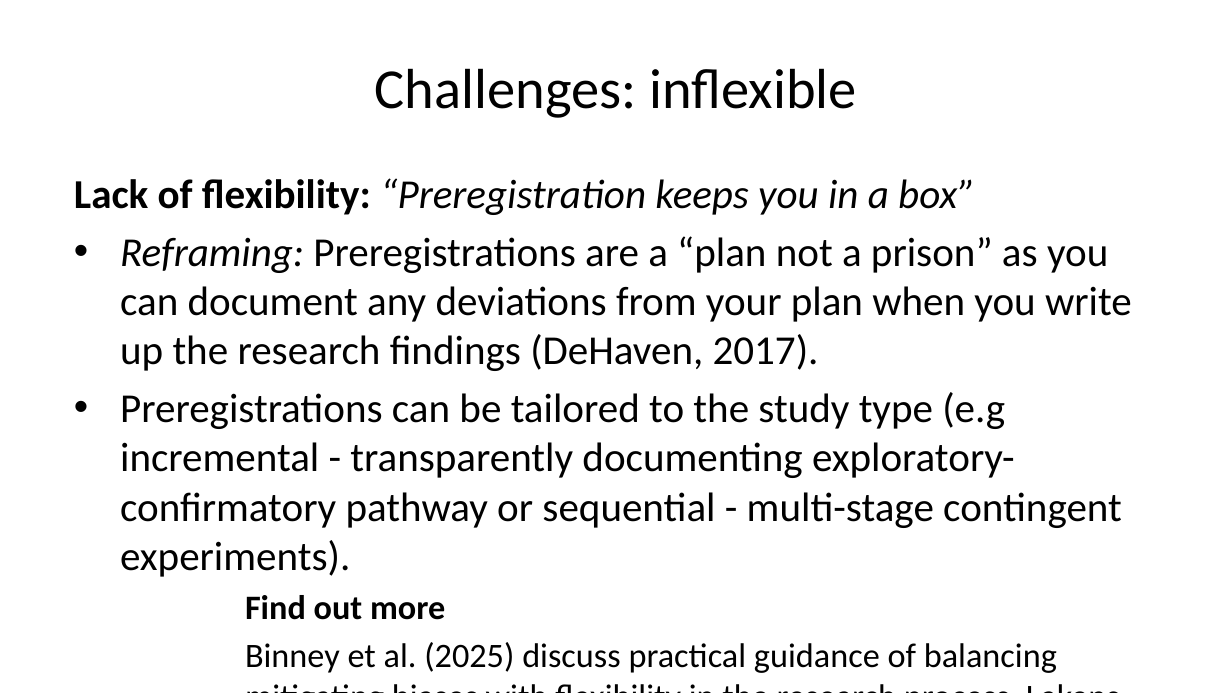
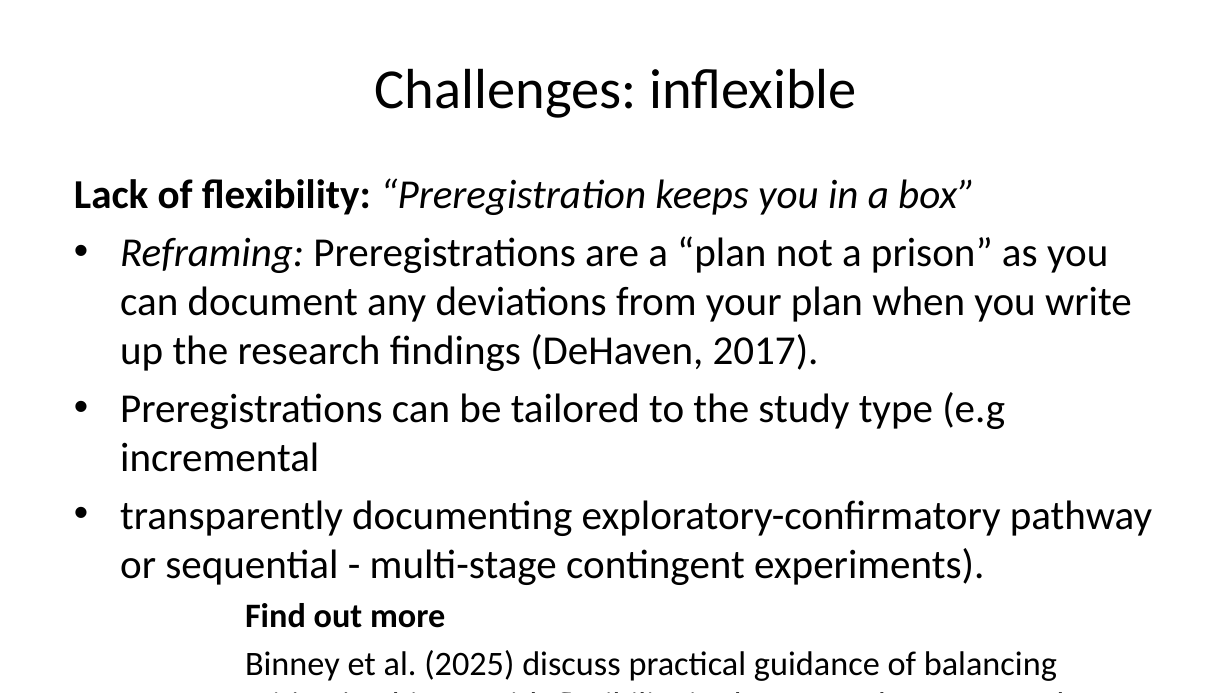
Before and after one commit to lmu-osc/teaching-material-for-novices, a slide deck: slide 20 of open-research-principles/preregistration-part-II/preregistration-part-II-slides.pptx (slide 22 before the commit). Drawn at 1232x693 pixels with LibreOffice and Linux fonts; fonts in the diff are those of the drawing. Boxes give left, top, right and bottom in pixels: in the first picture for what was removed or moved away, otherwise in the second. Text is boxed around its words. In the diff, an @@ line names an element or a change of style, - is before the commit and + after.

```diff
--- a/open-research-principles/preregistration-part-II/preregistration-part-II-slides.pptx
+++ b/open-research-principles/preregistration-part-II/preregistration-part-II-slides.pptx
@@ text at (120, 392, 1152, 585): text changed @@
-• Preregistrations can be tailored to the study type (e.g incremental - transparently documenting exploratory-confirmatory pathway or sequential - multi-stage contingent experiments).
+• Preregistrations can be tailored to the study type (e.g incremental
+• transparently documenting exploratory-confirmatory pathway or sequential - multi-stage contingent experiments).
```
Also in this commit, not shown: 4 other slides changed, 6 slides removed, 56 other files.
